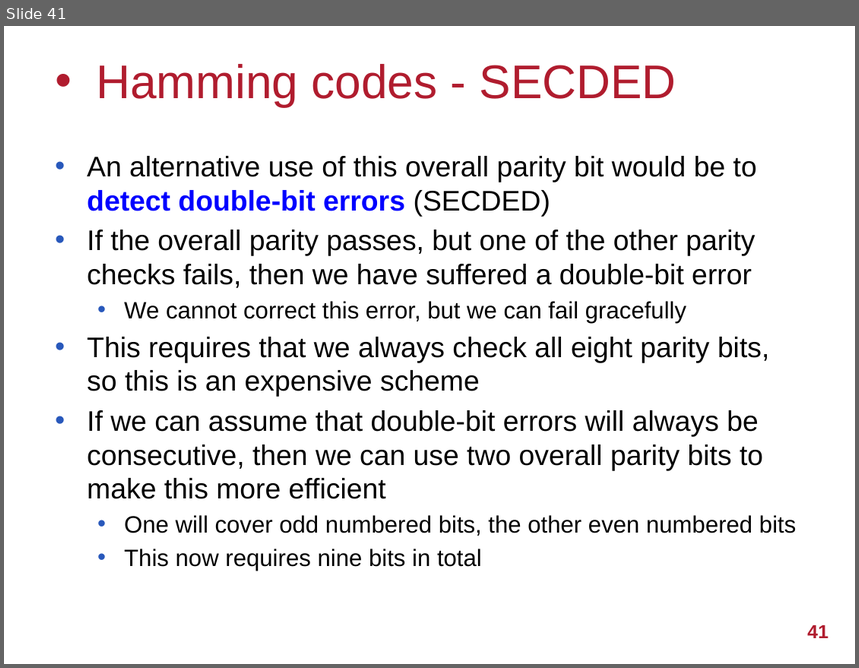
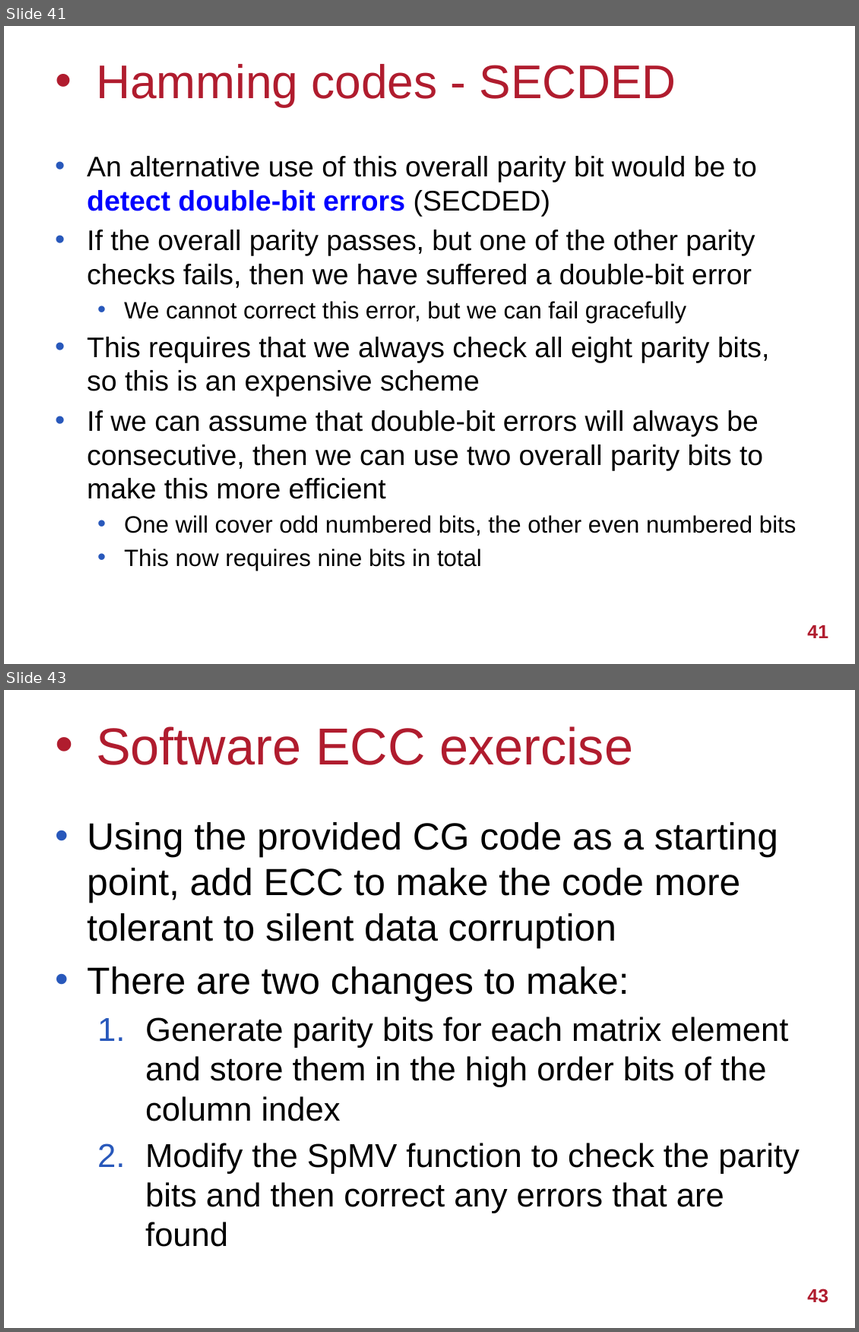
Before and after one commit to UoB-HPC/abft-training, a slide deck: abft-training.pptx. Shown one above the other, each under a label of ours: slide 41 before the commit, slides 41 and 43 after it; the slides between them are not shown. The pictures are 859x668 and 859x1332 pixels, drawn with LibreOffice and Linux fonts; fonts in the diff are those of the drawing; background and template pictures are left out. Boxes give left, top, right and bottom in pixels: in the first picture for what was removed or moved away, otherwise in the second. Text is boxed around its words. In the diff, an @@ line names an element or a change of style, - is before the commit and + after.

Commit message:
Add slides describing exercise

```diff
--- a/abft-training.pptx
+++ b/abft-training.pptx
@@ slide 43 added at box(4, 690, 855, 1328), background #FFFFFF @@
@@ title added at box(96, 726, 633, 765), 44 pt, text #B01C2E @@
+• Software ECC exercise
@@ text added at box(87, 822, 799, 1247), 28 pt, text #000000 @@
+• Using the provided CG code as a starting point, add ECC to make the code more tolerant to silent data corruption
+• There are two changes to make:
+  1. Generate parity bits for each matrix element and store them in the high order bits of the column index
+  2. Modify the SpMV function to check the parity bits and then correct any errors that are found
@@ page number added at box(807, 1289, 829, 1303), 16 pt, text #B01C2E, bold @@
+43
```
Also in this commit, not shown: 7 slides changed, 1 other slide added, 1 other file.
